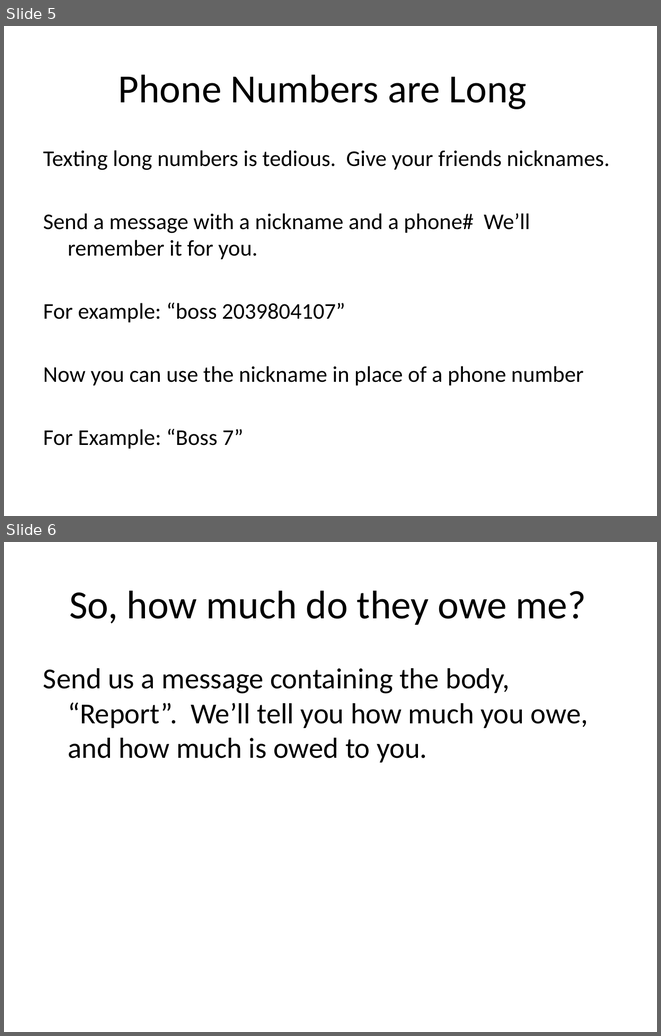
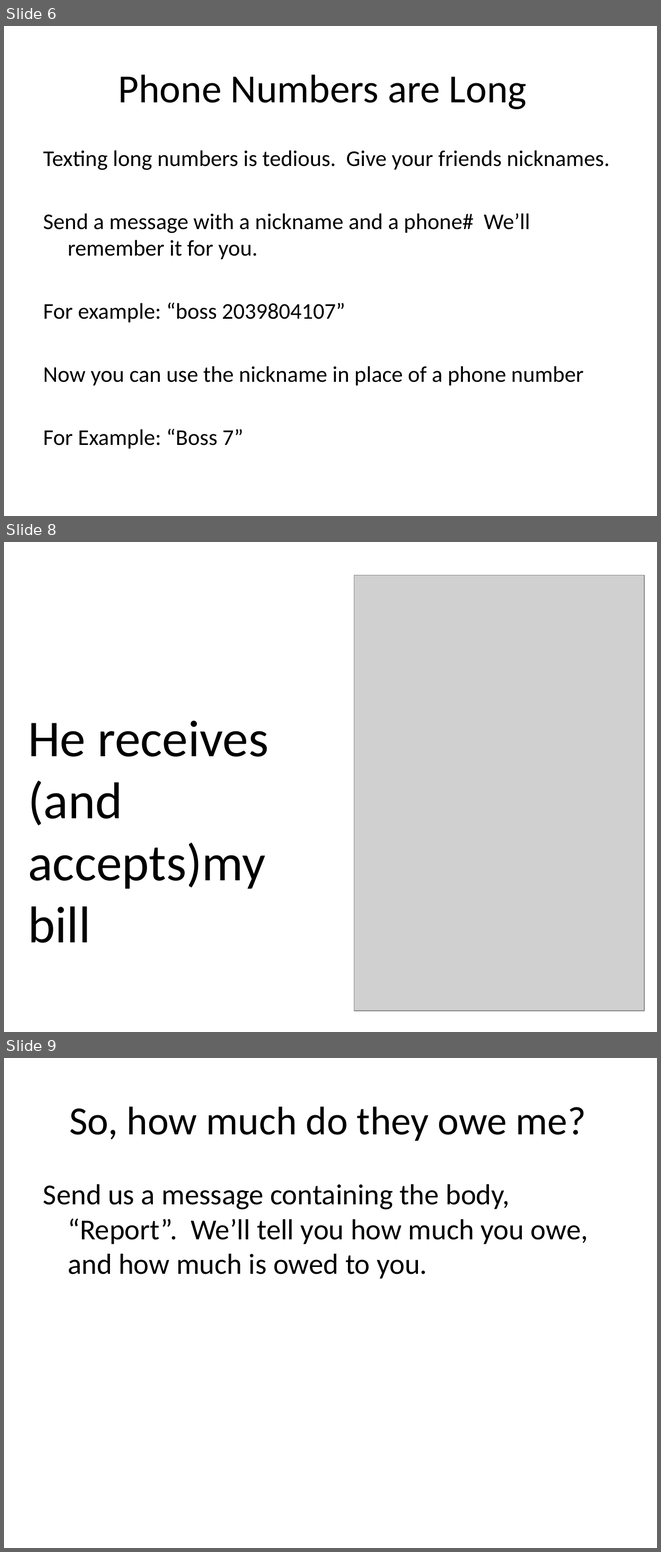
Before and after one commit to waseemilahi/mycheapfriend, a slide deck: 2nd iteration/demo/Presentation1.pptx. Shown one above the other, each under a label of ours: slides 5 and 6 before the commit, slides 6, 8 and 9 after it; the slides between them are not shown. The pictures are 661x1036 and 661x1552 pixels, drawn with LibreOffice and Linux fonts; fonts in the diff are those of the drawing; grey boxes stand for pictures. Boxes give left, top, right and bottom in pixels: in the first picture for what was removed or moved away, otherwise in the second. Text is boxed around its words. In the diff, an @@ line names an element or a change of style, - is before the commit and + after.

```diff
--- a/2nd iteration/demo/Presentation1.pptx
+++ b/2nd iteration/demo/Presentation1.pptx
@@ slide 8 added at box(4, 542, 657, 1032), background #FFFFFF @@
@@ picture added at box(354, 575, 644, 1011) @@
@@ text added at box(28, 721, 268, 943), 57 pt, text #000000 @@
+He receives (and accepts)my bill
@@ what was slide 5 is now slide 6 @@
@@ what was slide 6 is now slide 9 @@
```
Also in this commit, not shown: 6 other slides added.
